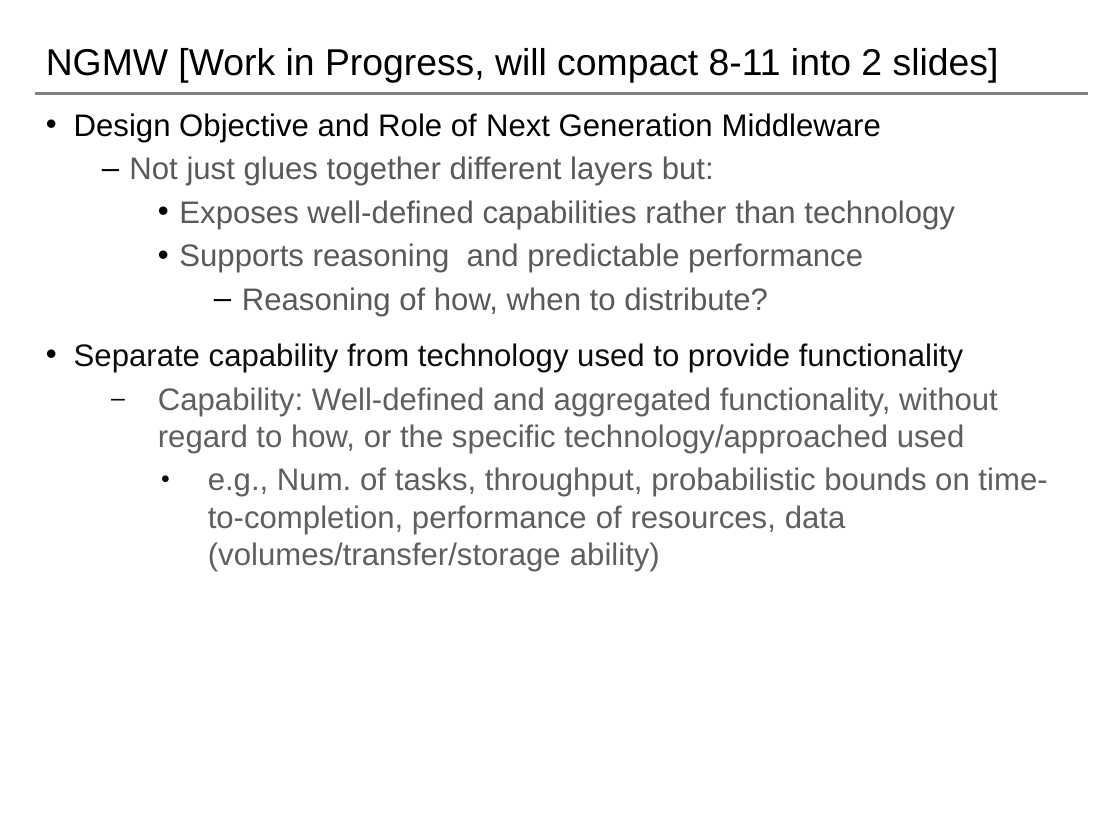
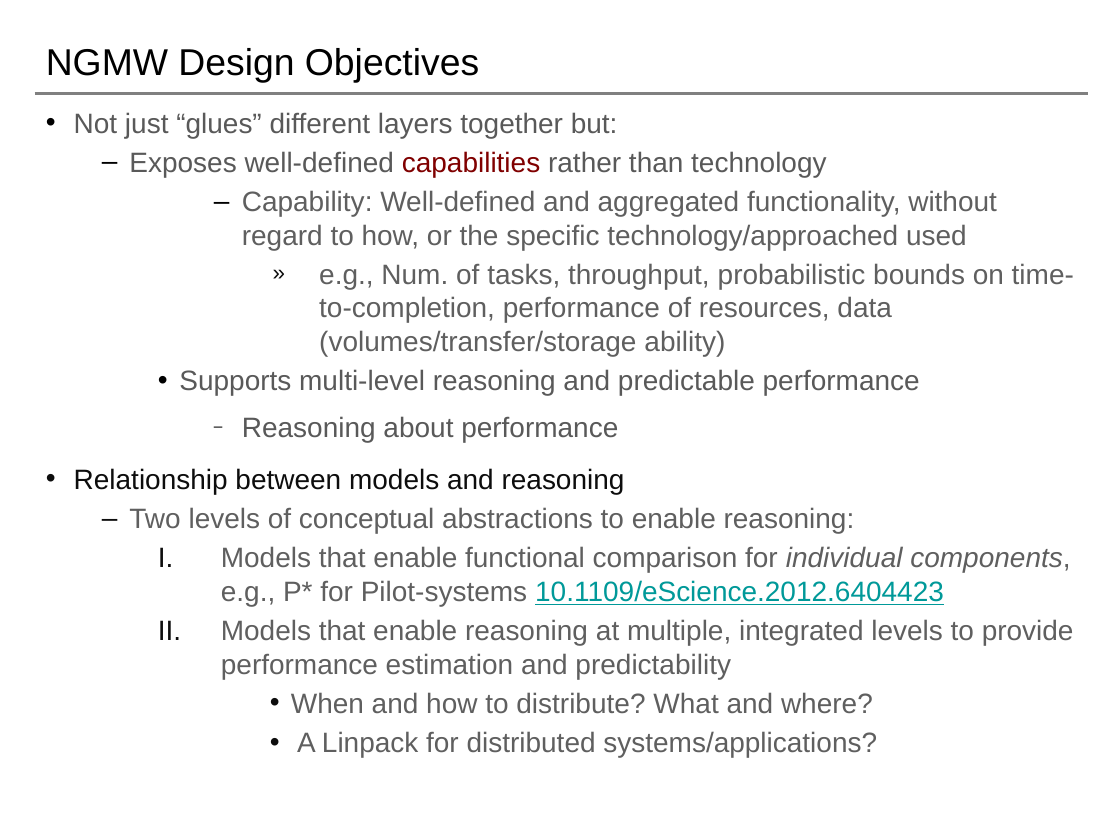
Before and after one commit to saga-project/NGMW, a slide deck: slide 8 of presentations/radical-modsim.pptx. Drawn at 1120x840 pixels with LibreOffice and Linux fonts; fonts in the diff are those of the drawing; background and template pictures are left out. Boxes give left, top, right and bottom in pixels: in the first picture for what was removed or moved away, otherwise in the second. Text is boxed around its words. In the diff, an @@ line names an element or a change of style, - is before the commit and + after.

```diff
--- a/presentations/radical-modsim.pptx
+++ b/presentations/radical-modsim.pptx
@@ title at (46, 48, 479, 82): text changed @@
-NGMW [Work in Progress, will compact 8-11 into 2 slides]
+NGMW Design Objectives
@@ text at (74, 112, 618, 138): text changed; size 20 to 18 pt; text colour #000000 to #595959 @@
-• Design Objective and Role of Next Generation Middleware
-  – Not just glues together different layers but:
+• Not just “glues” different layers together but:
@@ text at (129, 151, 1074, 356): size 20 to 18 pt in "Exposes well-defined capabilities rather than technology", "Capability: Well-defined and aggregated functionality, witho ...", "e.g., Num. of tasks, throughput, probabilistic bounds ..."; text colour #595959 to #800000 in "capabilities"; bullet • to –; list level 3 to 2 in "Exposes well-defined capabilities rather than ..."; list level 2 to 4 in "Capability: Well-defined and aggregated functionality, ..."; bullet colour #0D0D0D to #000000; bullet • to »; list level 3 to 5 in "e.g., Num. of tasks, throughput, ..." @@
@@ text at (74, 243, 963, 372): paragraphs removed @@
-    • Supports reasoning and predictable performance
-      – Reasoning of how, when to distribute?
-• Separate capability from technology used to provide functionality
@@ text at (74, 369, 1074, 714): paragraphs added @@
+    • Supports multi-level reasoning and predictable performance
+      – Reasoning about performance
+• Relationship between models and reasoning
+  – Two levels of conceptual abstractions to enable reasoning:
+    I. Models that enable functional comparison for individual components, e.g., P* for Pilot-systems 10.1109/eScience.2012.6404423
+    II. Models that enable reasoning at multiple, integrated levels to provide performance estimation and predictability
+        • When and how to distribute? What and where?
+        • A Linpack for distributed systems/applications?
```
Also in this commit, not shown: 15 other slides changed, 1 slide added, 7 slides removed.
